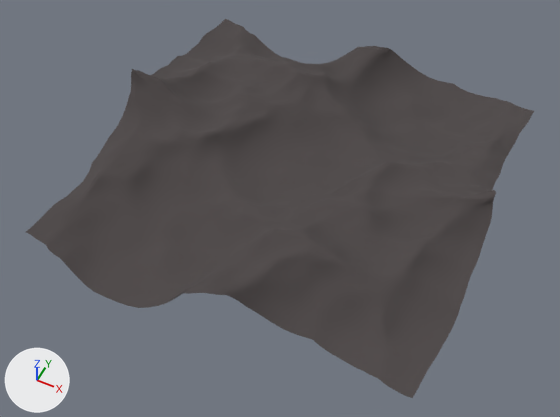
The glTF model maps/extras/height_map/height_map.glb as it was, and as the next commit left it.
One viewpoint serves both versions: a camera (50 mm lens) standing at (302.0, -658.0, 711.0) and looking at (2.0, -58.0, -39.0). Arrows for +X, +Y and +Z are at lower left; the lights stay in place. Objects named as collision shapes, trigger or cutter boxes, shadow casters or lower levels of detail are left out. Where no turn or scale is listed for an object, it has been applied to the vertices.
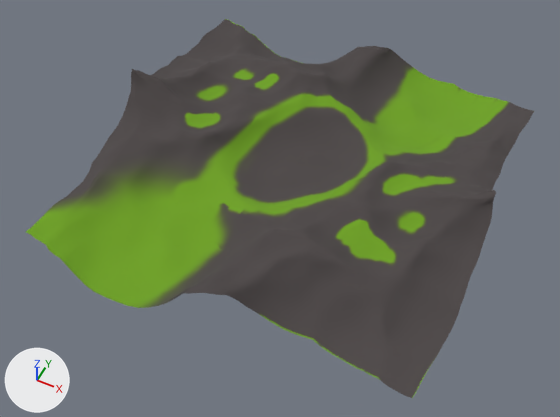
The change, as JSON lines over the scene's bpy script:
```json
{"op": "add", "block": "img_untitled", "code": ["img_untitled = load_image('Untitled', '_unpacked/Untitled', 1024, 1024, 'sRGB')"]}
{"op": "remove", "block": "mat_material", "code": "mat_material.base_color = (0.0742, 0.063, 0.063)  # dark grey #4d4747"}
{"op": "add", "block": "mat_material", "code": "mat_material.texture = img_untitled"}
```

Location of each change, (x1, y1, x2, y2) in pixels of the pictures (560 x 417 px):
```json
{"object": "Plane", "change": "surface changed", "before": [26, 20, 511, 398], "after": [26, 20, 511, 398], "on screen": "grey to green"}
```
